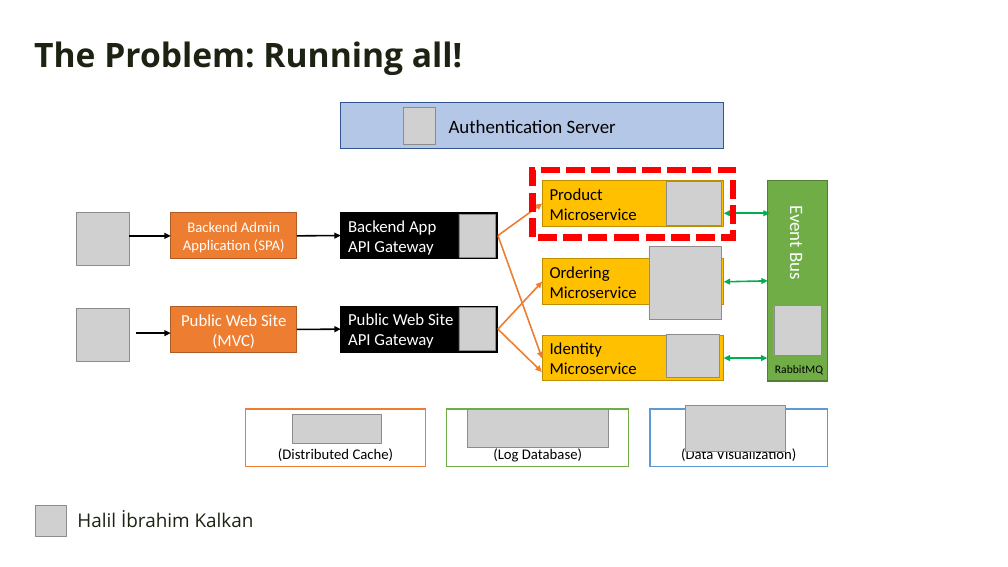
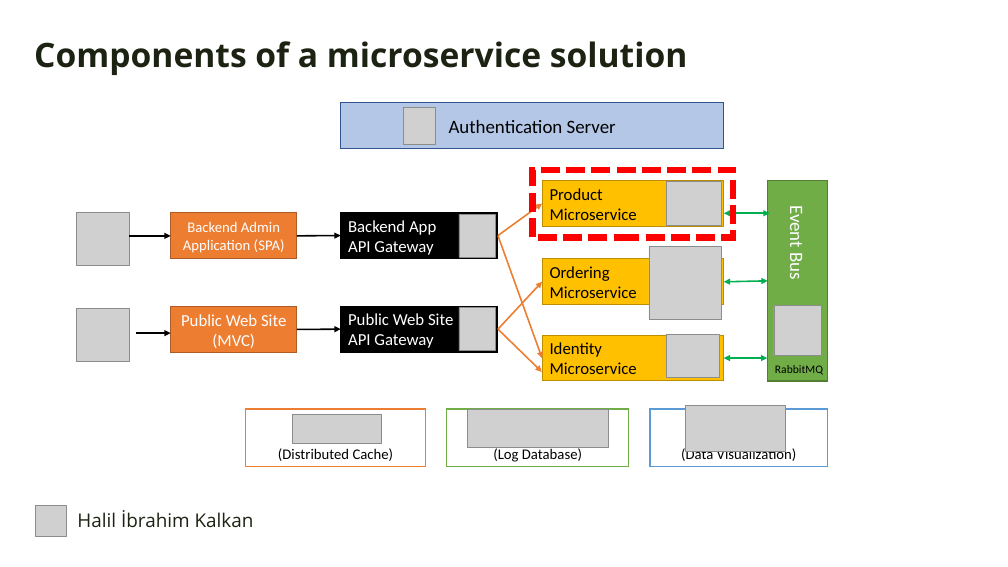
Before and after one commit to hikalkan/presentations, a slide deck: slide 5 of 2024-05-24 DevDays Kubernetes Integrated Dev Environment/Kubernetes Presentation.pptx. Drawn at 1008x567 pixels with LibreOffice and Linux fonts; fonts in the diff are those of the drawing; grey boxes stand for pictures; background and template pictures are left out. Boxes give left, top, right and bottom in pixels: in the first picture for what was removed or moved away, otherwise in the second. Text is boxed around its words. In the diff, an @@ line names an element or a change of style, - is before the commit and + after.

```diff
--- a/2024-05-24 DevDays Kubernetes Integrated Dev Environment/Kubernetes Presentation.pptx
+++ b/2024-05-24 DevDays Kubernetes Integrated Dev Environment/Kubernetes Presentation.pptx
@@ text at box(34, 41, 688, 75): text changed @@
-The Problem: Running all!
+Components of a microservice solution
```
Also in this commit, not shown: 3 slides added.
